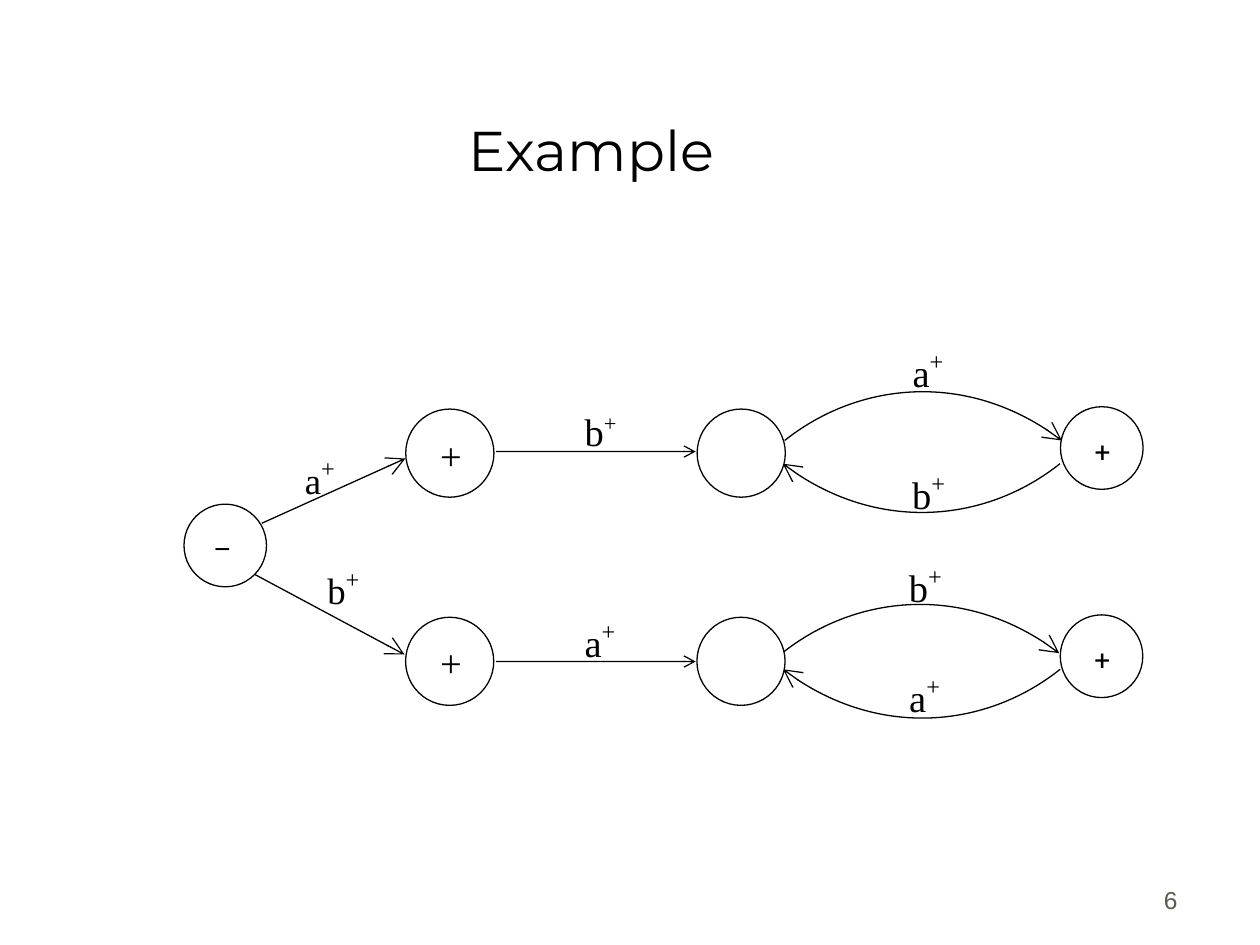
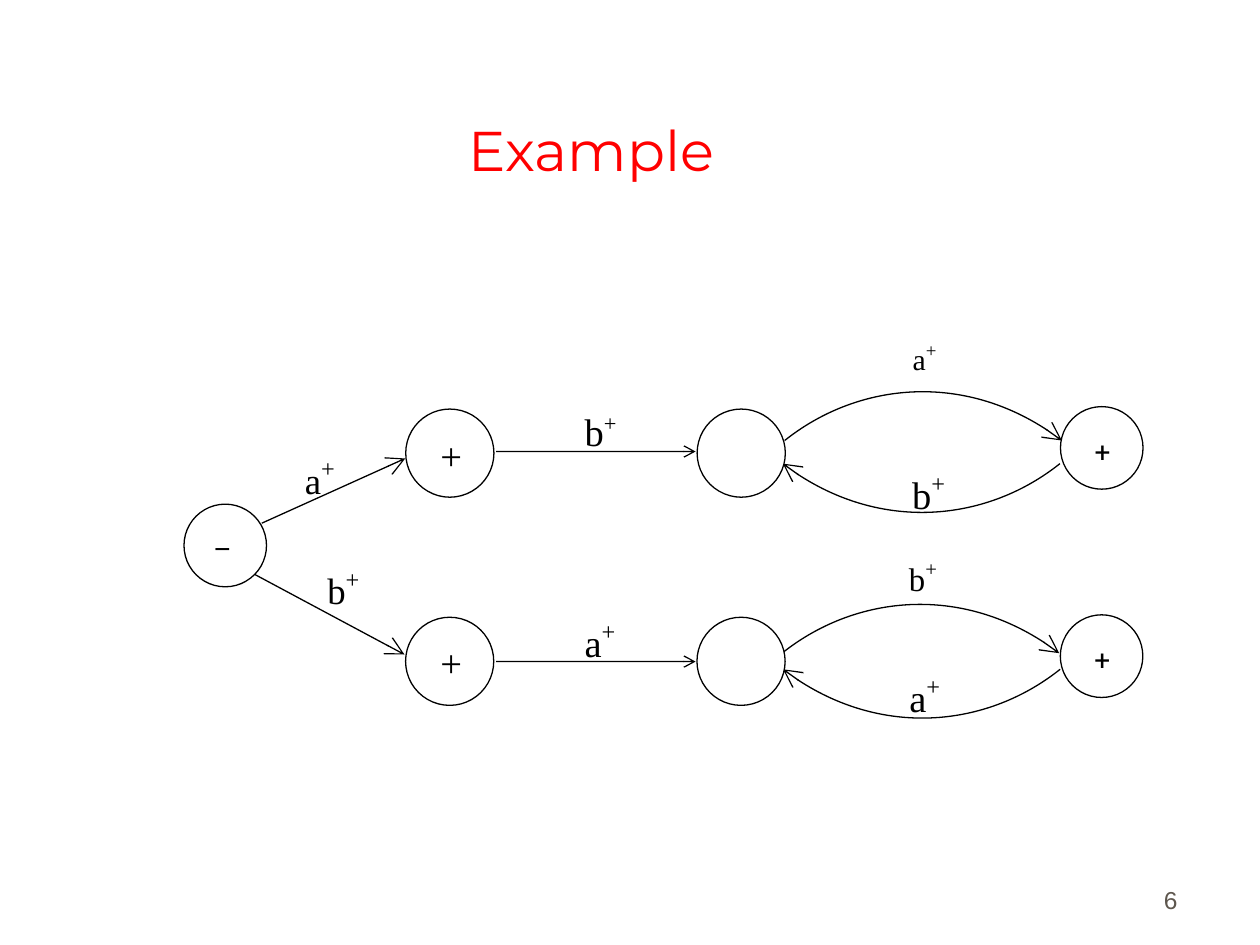
Before and after one commit to bamboat3/toa, a slide deck: slide 6 of Lesson 10.ppt. Drawn at 1260x945 pixels with LibreOffice and Linux fonts; fonts in the diff are those of the drawing; background and template pictures are left out. Boxes give left, top, right and bottom in pixels: in the first picture for what was removed or moved away, otherwise in the second. Text is boxed around its words. In the diff, an @@ line names an element or a change of style, - is before the commit and + after.

```diff
--- a/Lesson 10.ppt
+++ b/Lesson 10.ppt
@@ title "Example" at (469, 129, 714, 182): text colour #000000 to #FF0000 @@
@@ text "a+" at (913, 356, 926, 371): size 22 to 17.1 pt, size 24 to 18.6 pt in "a+"; line spacing 1 to 0.8 @@
@@ text "b+" at (909, 568, 925, 592): size 22 to 18.7 pt, size 24 to 20.4 pt in "b+"; line spacing 1 to 0.9 @@
@@ freeform shape at (782, 583, 1060, 654): outline redrawn @@
```
Also in this commit, not shown: 1 other slide changed, 14 other files.
